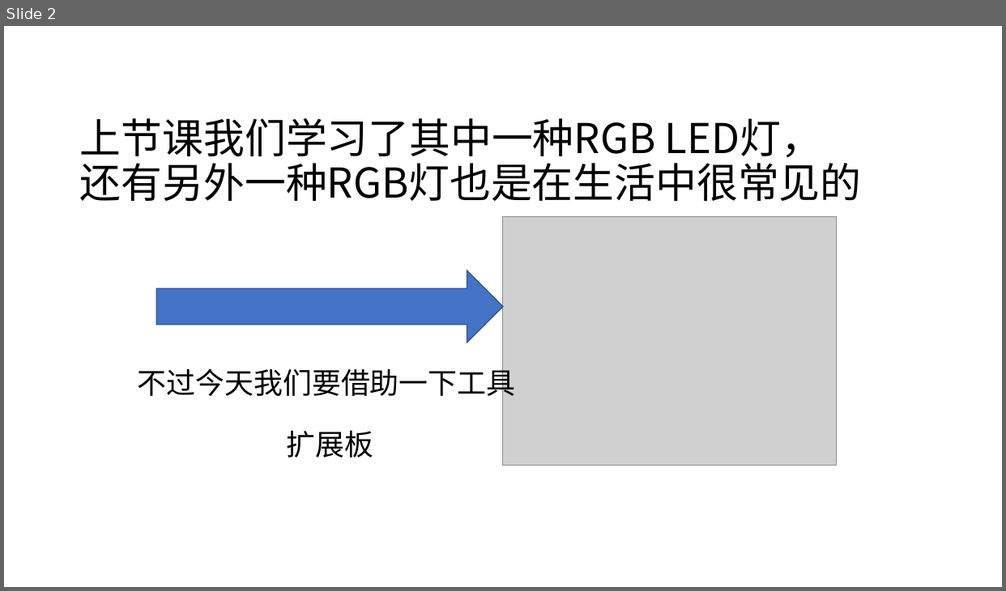
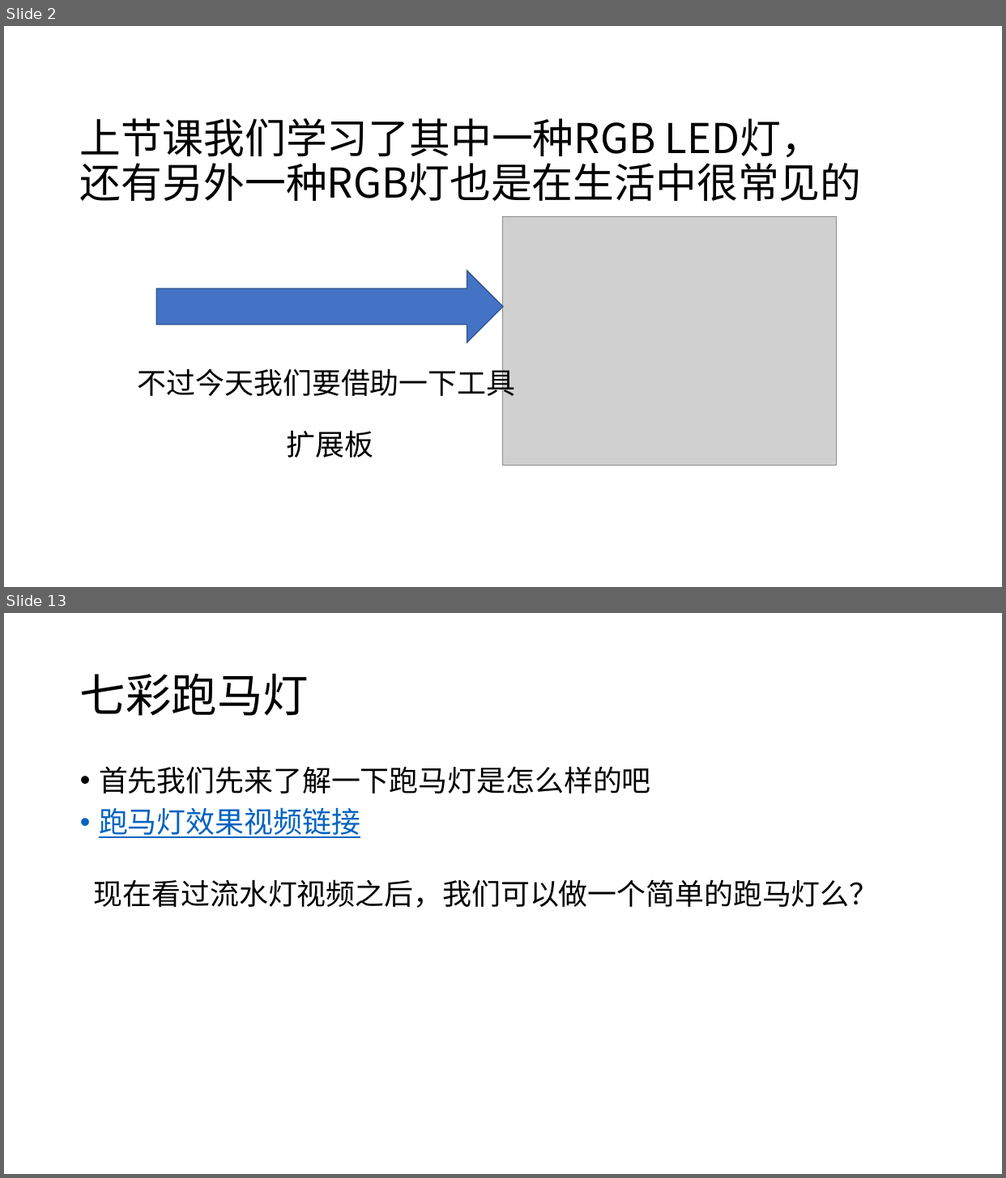
Before and after one commit to chenjiegd/microbit_Repository, a slide deck: micro_bit/microbit课件/4.点亮RGB灯.pptx. Shown one above the other, each under a label of ours: slide 2 before the commit, slides 2 and 13 after it; the slides between them are not shown. The pictures are 1006x591 and 1006x1178 pixels, drawn with LibreOffice and Linux fonts; fonts in the diff are those of the drawing; grey boxes stand for pictures. Boxes give left, top, right and bottom in pixels: in the first picture for what was removed or moved away, otherwise in the second. Text is boxed around its words. In the diff, an @@ line names an element or a change of style, - is before the commit and + after.

```diff
--- a/micro_bit/microbit课件/4.点亮RGB灯.pptx
+++ b/micro_bit/microbit课件/4.点亮RGB灯.pptx
@@ slide 13 added at [4,613,1002,1174], background #FFFFFF @@
@@ title added at [80,673,309,716], 44 pt, text #000000 @@
+七彩跑马灯
@@ text added at [99,766,651,838], 28 pt, text #000000 @@
+• 首先我们先来了解一下跑马灯是怎么样的吧
+• 跑马灯效果视频链接
@@ text added at [94,879,879,908], 28 pt, text #000000 @@
+现在看过流水灯视频之后，我们可以做一个简单的跑马灯么？
```
Also in this commit, not shown: 17 other slides added, 1 slide removed.
